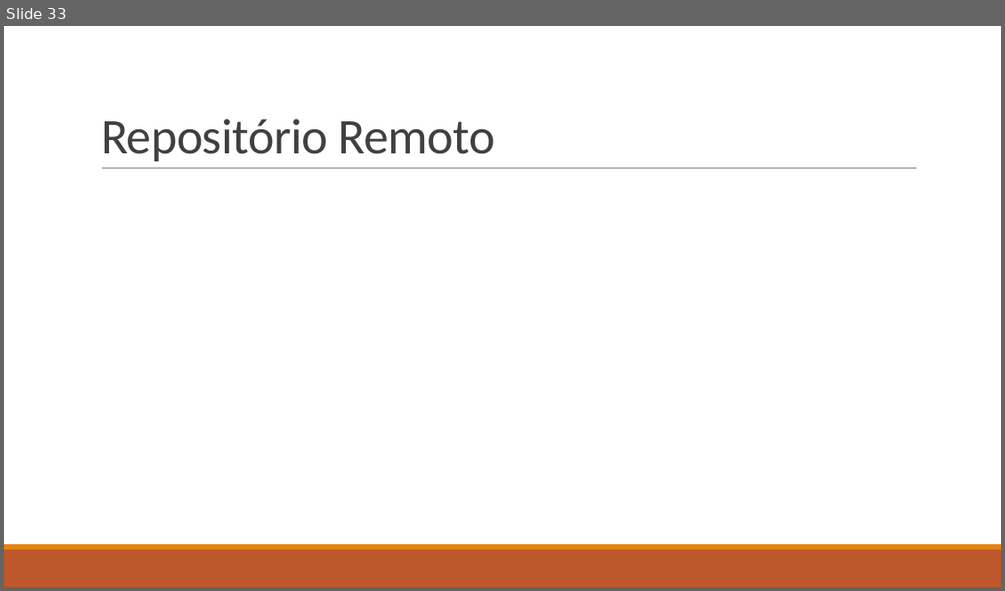
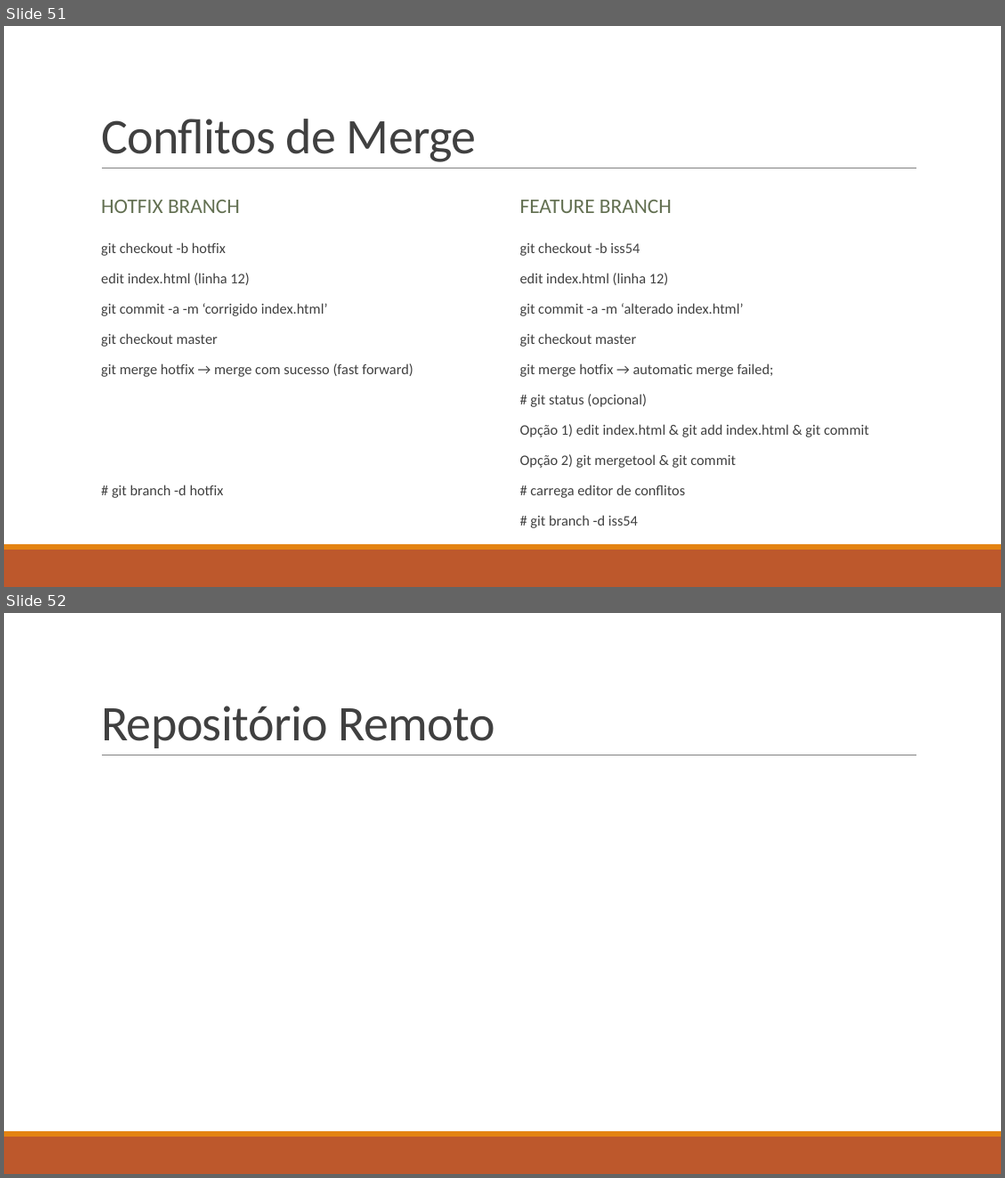
Before and after one commit to ekson73/Docs, a slide deck: Projeto VEK - GIT 4 VEK.pptx. Shown one above the other, each under a label of ours: slide 33 before the commit, slides 51 and 52 after it. The pictures are 1005x591 and 1005x1178 pixels, drawn with LibreOffice and Linux fonts; fonts in the diff are those of the drawing. Boxes give left, top, right and bottom in pixels: in the first picture for what was removed or moved away, otherwise in the second. Text is boxed around its words. In the diff, an @@ line names an element or a change of style, - is before the commit and + after.

```diff
--- a/Projeto VEK - GIT 4 VEK.pptx
+++ b/Projeto VEK - GIT 4 VEK.pptx
@@ slide 51 added at (4, 26, 1001, 587), background #FFFFFF; not listed: 3 template elements that a slide beside it also shows @@
@@ title added at (101, 119, 477, 162), 48 pt, text #404040 @@
+Conflitos de Merge
@@ text added at (101, 200, 240, 213), 20 pt, text #637052 @@
+HOTFIX BRANCH
@@ text added at (520, 200, 672, 213), 20 pt, text #637052 @@
+FEATURE BRANCH
@@ text added at (101, 242, 413, 498), 14 pt, text #404040 @@
+  git checkout -b hotfix
+  edit index.html (linha 12)
+  git commit -a -m ‘corrigido index.html’
+  git checkout master
+  git merge hotfix → merge com sucesso (fast forward)
+  # git branch -d hotfix
@@ text added at (520, 242, 869, 498), 14 pt, text #404040 @@
+  git checkout -b iss54
+  edit index.html (linha 12)
+  git commit -a -m ‘alterado index.html’
+  git checkout master
+  git merge hotfix → automatic merge failed;
+  # git status (opcional)
+  Opção 1) edit index.html & git add index.html & git commit
+  Opção 2) git mergetool & git commit
+  # carrega editor de conflitos
+  # git branch -d iss54
@@ what was slide 33 is now slide 52 @@
```
Also in this commit, not shown: 3 slides changed, 18 other slides added, 2 other files.
